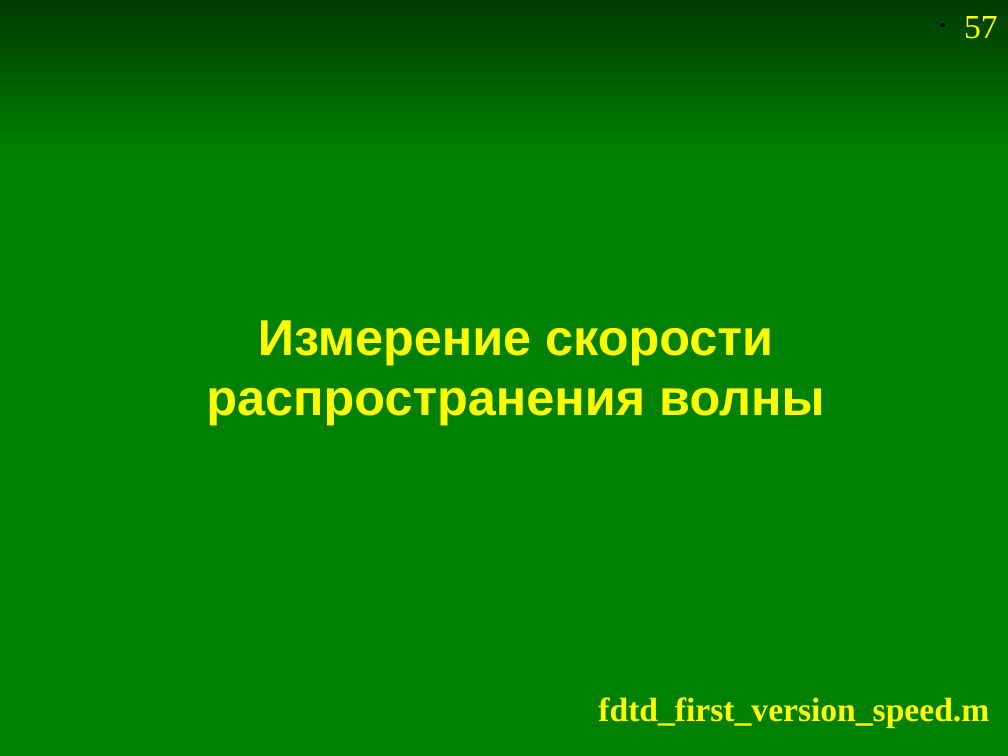
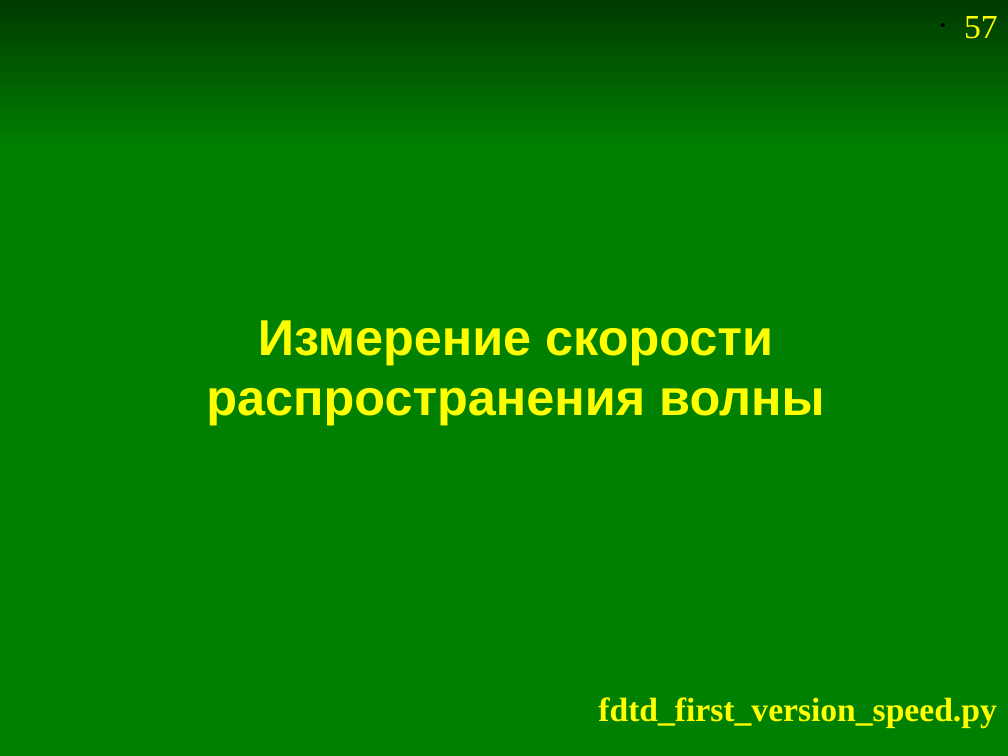
Before and after one commit to andris0147sv/modelling, a slide deck: slide 57 of presentations/2. FDTD.odp. Drawn at 1008x756 pixels with LibreOffice and Linux fonts; fonts in the diff are those of the drawing. Boxes give left, top, right and bottom in pixels: in the first picture for what was removed or moved away, otherwise in the second. Text is boxed around its words. In the diff, an @@ line names an element or a change of style, - is before the commit and + after.

```diff
--- a/presentations/2. FDTD.odp
+++ b/presentations/2. FDTD.odp
@@ text at (x1=598, y1=697, x2=996, y2=727): text changed @@
-fdtd_first_version_speed.m
+fdtd_first_version_speed.py
```
Also in this commit, not shown: 29 other slides changed.
